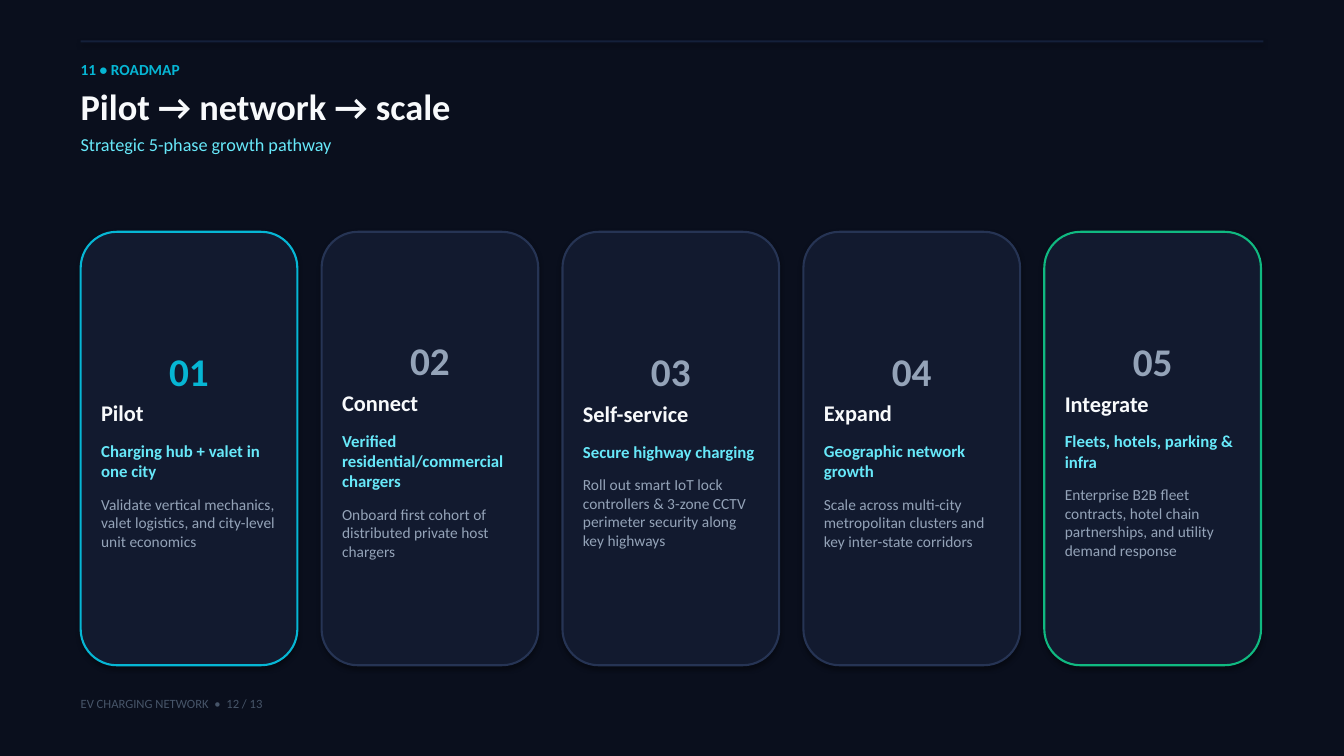
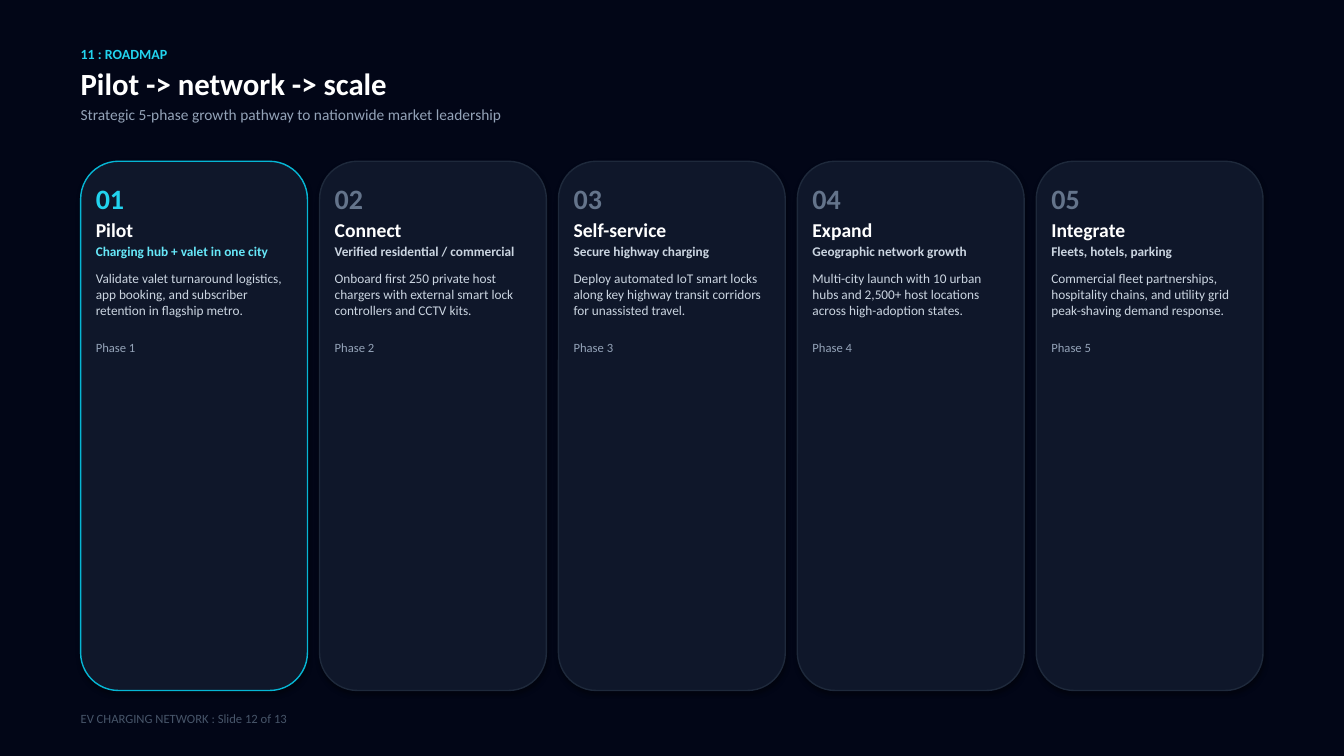
Before and after one commit to kanaseprathamesh568-a11y/ev-charging-network-presentation, a slide deck: slide 12 of EV_Charging_Network_Presentation.pptx. Drawn at 1344x756 pixels with LibreOffice and Linux fonts; fonts in the diff are those of the drawing. Boxes give left, top, right and bottom in pixels: in the first picture for what was removed or moved away, otherwise in the second. Text is boxed around its words. In the diff, an @@ line names an element or a change of style, - is before the commit and + after.

Commit message:
Update downloadable PPTX with real photographic visuals and undistorted 16:9 layout

```diff
--- a/EV_Charging_Network_Presentation.pptx
+++ b/EV_Charging_Network_Presentation.pptx
@@ rectangle at [0,0,1344,756]: fill #0A0F1D to #020617 @@
@@ text at [81,50,501,123]: text changed; size 13 to 11 pt; text colour #67E8F9 to #94A3B8; bold off @@
-11 • ROADMAP
-Pilot → network → scale
-Strategic 5-phase growth pathway
+11 : ROADMAP
+Pilot -> network -> scale
+Strategic 5-phase growth pathway to nationwide market leadership
@@ rectangle removed at [81,40,1263,42] @@
@@ rounded rectangle added at [81,161,308,691], fill #0F172A, outline #06B6D4 1 pt @@
@@ rounded rectangle: place and size @@
-rounded rectangle at [322,232,538,665]
+rounded rectangle at [320,161,546,691]
@@ rounded rectangle at [320,161,546,691]: fill #121A2F to #0F172A; outline #263454 1.5 pt to #1E293B 1 pt @@
@@ rounded rectangle added at [559,161,785,691], fill #0F172A, outline #1E293B 1 pt @@
@@ rounded rectangle added at [798,161,1024,691], fill #0F172A, outline #1E293B 1 pt @@
@@ rounded rectangle added at [1036,161,1263,691], fill #0F172A, outline #1E293B 1 pt @@
@@ text at [96,190,268,259]: size 28 to 20 pt, text colour #06B6D4 to #22D3EE in "01"; size 16 to 14 pt, text colour #F8FAFC to #FFFFFF in "Pilot"; size 12 to 9.5 pt in "Charging hub + valet in one city"; alignment centre to left; less space between paragraphs @@
@@ text "01": place and size @@
-text "01" at [81,232,297,665]
+text "01" at [96,190,282,352]
@@ text "01" at [96,190,282,352]: vertical alignment middle to top; fill #121A2F to none; outline #06B6D4 1.5 pt to none; shadow off @@
@@ text added at [335,191,514,352], 9.5 pt, text #CBD5E1 @@
+02
+Connect
+Verified residential / commercial
+Onboard first 250 private host chargers with external smart lock controllers and CCTV kits.
+Phase 2
@@ text added at [574,191,761,352], 9.5 pt, text #CBD5E1 @@
+03
+Self-service
+Secure highway charging
+Deploy automated IoT smart locks along key highway transit corridors for unassisted travel.
+Phase 3
@@ text added at [812,191,982,352], 9.5 pt, text #CBD5E1 @@
+04
+Expand
+Geographic network growth
+Multi-city launch with 10 urban hubs and 2,500+ host locations across high-adoption states.
+Phase 4
@@ text at [1051,191,1125,241]: size 28 to 20 pt, text colour #94A3B8 to #64748B in "05"; size 16 to 14 pt, text colour #F8FAFC to #FFFFFF in "Integrate"; alignment centre to left; less space between paragraphs @@
@@ text "05": place and size @@
-text "05" at [1045,232,1261,665]
+text "05" at [1051,191,1229,352]
@@ text "05" at [1051,191,1229,352]: vertical alignment middle to top; fill #121A2F to none; outline #10B981 1.5 pt to none; shadow off @@
@@ rounded rectangle removed at [563,232,779,665] @@
-03
-Self-service
-Secure highway charging
-Roll out smart IoT lock controllers & 3-zone CCTV perimeter security along key highways
@@ rounded rectangle removed at [804,232,1020,665] @@
-04
-Expand
-Geographic network growth
-Scale across multi-city metropolitan clusters and key inter-state corridors
@@ text at [1051,246,1229,352]: text changed; size 11 to 9.5 pt; text colour #94A3B8 to #CBD5E1 @@
-Fleets, hotels, parking & infra
-Enterprise B2B fleet contracts, hotel chain partnerships, and utility demand response
+Fleets, hotels, parking
+Commercial fleet partnerships, hospitality chains, and utility grid peak-shaving demand response.
+Phase 5
@@ text at [96,273,282,352]: text changed; size 11 to 9.5 pt; text colour #94A3B8 to #CBD5E1 @@
-Validate vertical mechanics, valet logistics, and city-level unit economics
+Validate valet turnaround logistics, app booking, and subscriber retention in flagship metro.
+Phase 1
@@ text in rounded rectangle at [342,349,503,560]: text removed @@
-02
-Connect
-Verified residential/commercial chargers
-Onboard first cohort of distributed private host chargers
@@ text at [81,714,287,723]: text changed @@
-EV CHARGING NETWORK • 12 / 13
+EV CHARGING NETWORK : Slide 12 of 13
```
Also in this commit, not shown: 7 other slides changed, 5 slides added, 5 slides removed, 1 other file.
